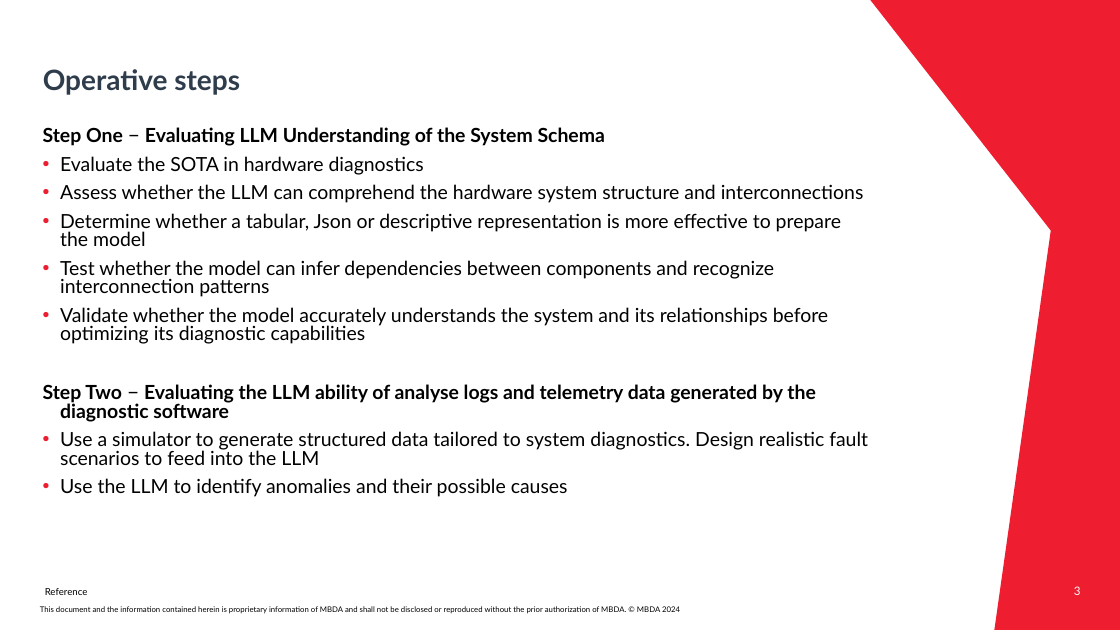
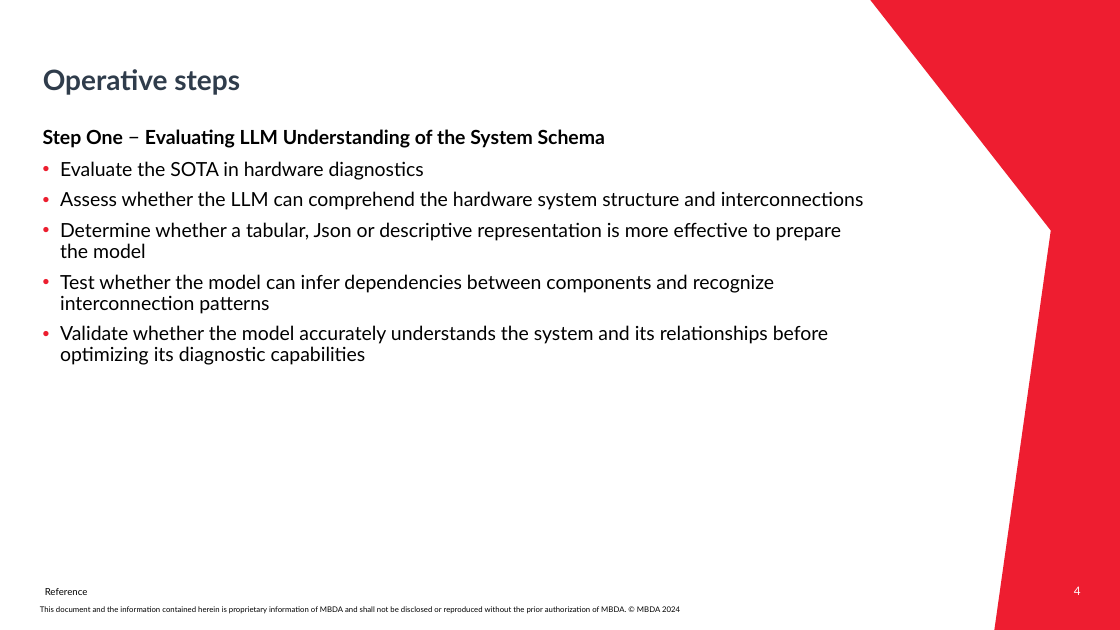
Before and after one commit to Mqtth3w/master-thesis-mbda-unipr, a slide deck: slide 4 of Presentation_Gianvenuti.pptx (slide 3 before the commit). Drawn at 1120x630 pixels with LibreOffice and Linux fonts; fonts in the diff are those of the drawing; background and template pictures are left out. Boxes give left, top, right and bottom in pixels: in the first picture for what was removed or moved away, otherwise in the second. Text is boxed around its words. In the diff, an @@ line names an element or a change of style, - is before the commit and + after.

```diff
--- a/Presentation_Gianvenuti.pptx
+++ b/Presentation_Gianvenuti.pptx
@@ text "Step One – Evaluating LLM ..." at <box>43,129,864,365</box>: line spacing 0.8 to 0.9 @@
@@ text at <box>43,384,868,497</box>: paragraphs removed @@
-Step Two – Evaluating the LLM ability of analyse logs and telemetry data generated by the diagnostic software
-• Use a simulator to generate structured data tailored to system diagnostics. Design realistic fault scenarios to feed into the LLM
-• Use the LLM to identify anomalies and their possible causes
@@ page number at <box>1074,586,1081,595</box>: text changed @@
-3
+4
```
Also in this commit, not shown: 3 other slides changed, 2 slides added, 2 other files.
